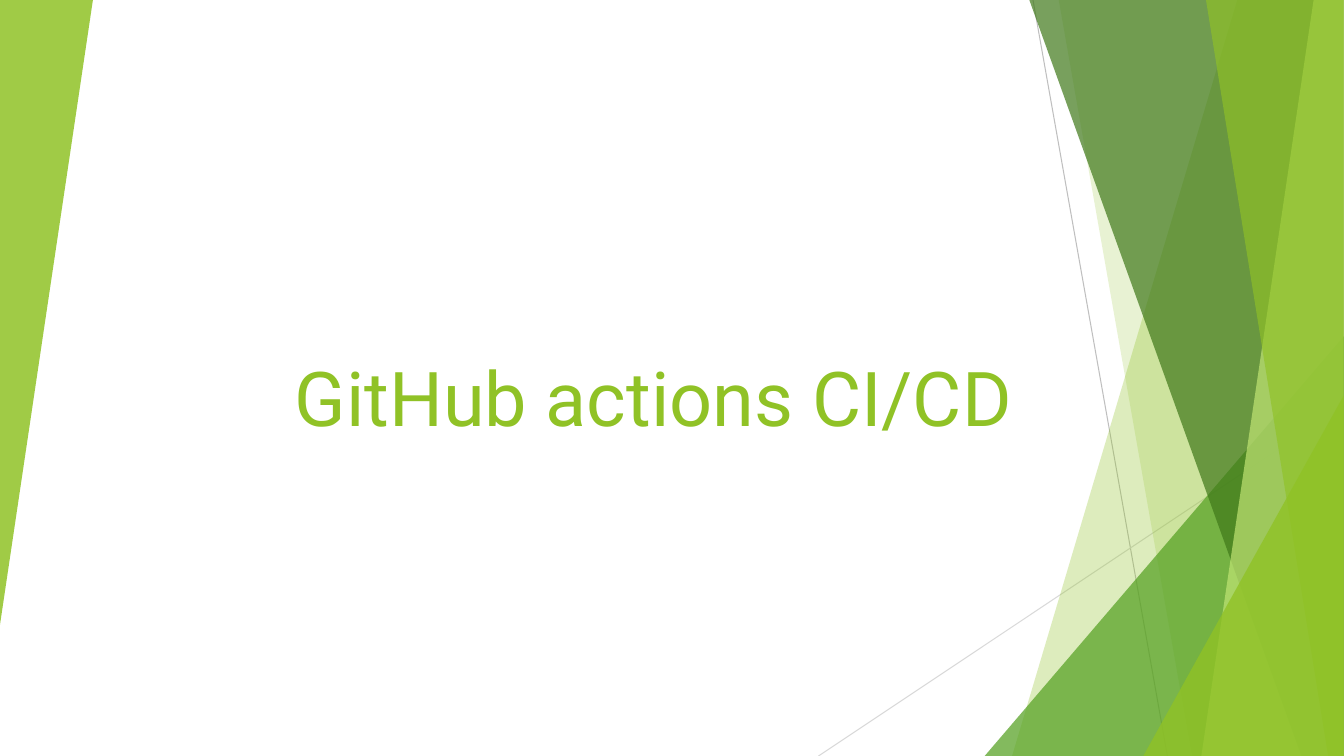
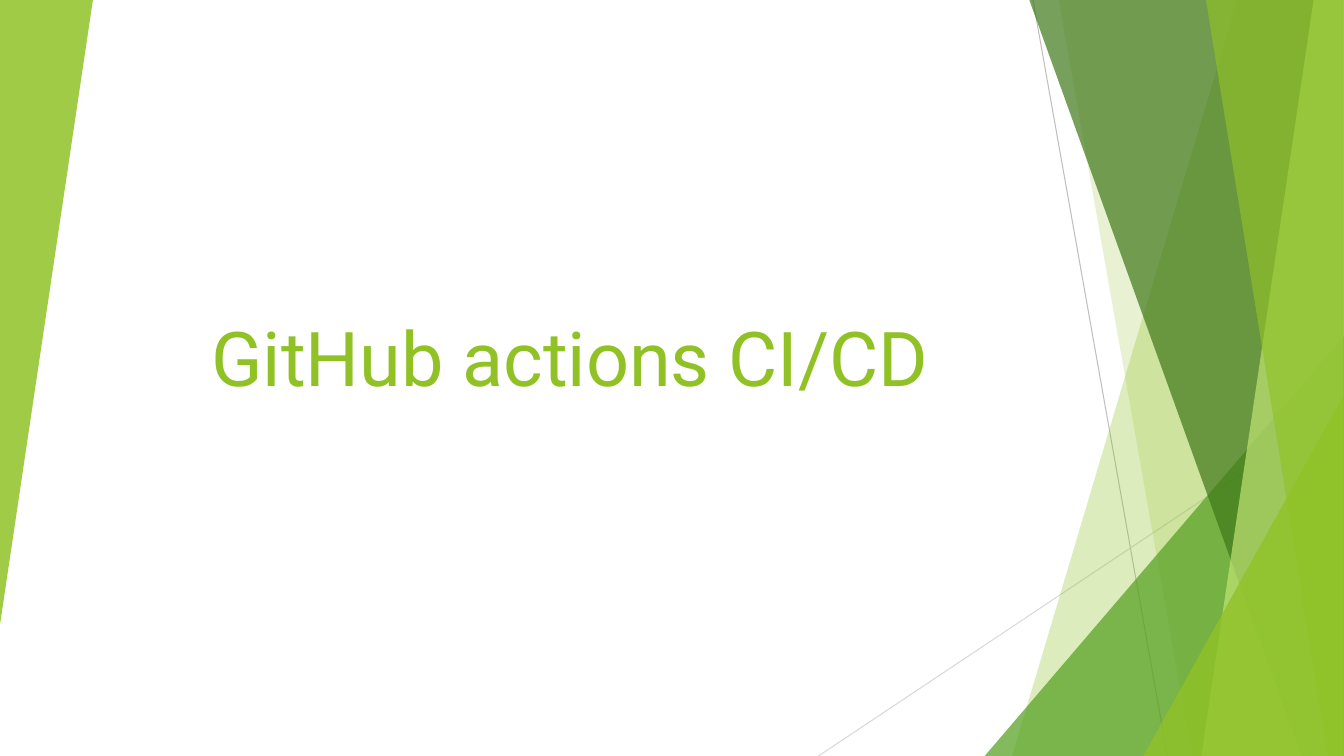
Before and after one commit to testuser300693/github-actions-cicd, a slide deck: slide 1 of githubactions.pptx. Drawn at 1344x756 pixels with LibreOffice and Linux fonts; fonts in the diff are those of the drawing. Boxes give left, top, right and bottom in pixels: in the first picture for what was removed or moved away, otherwise in the second. Text is boxed around its words. In the diff, an @@ line names an element or a change of style, - is before the commit and + after.

```diff
--- a/githubactions.pptx
+++ b/githubactions.pptx
@@ title "GitHub actions CI/CD": place and size @@
-title "GitHub actions CI/CD" at (295, 369, 1012, 431)
+title "GitHub actions CI/CD" at (211, 329, 929, 391)
@@ title "GitHub actions CI/CD" at (211, 329, 929, 391): alignment right to centre @@
```
Also in this commit, not shown: 2 other slides changed, 4 slides added, 1 slide removed, 1 other file.
